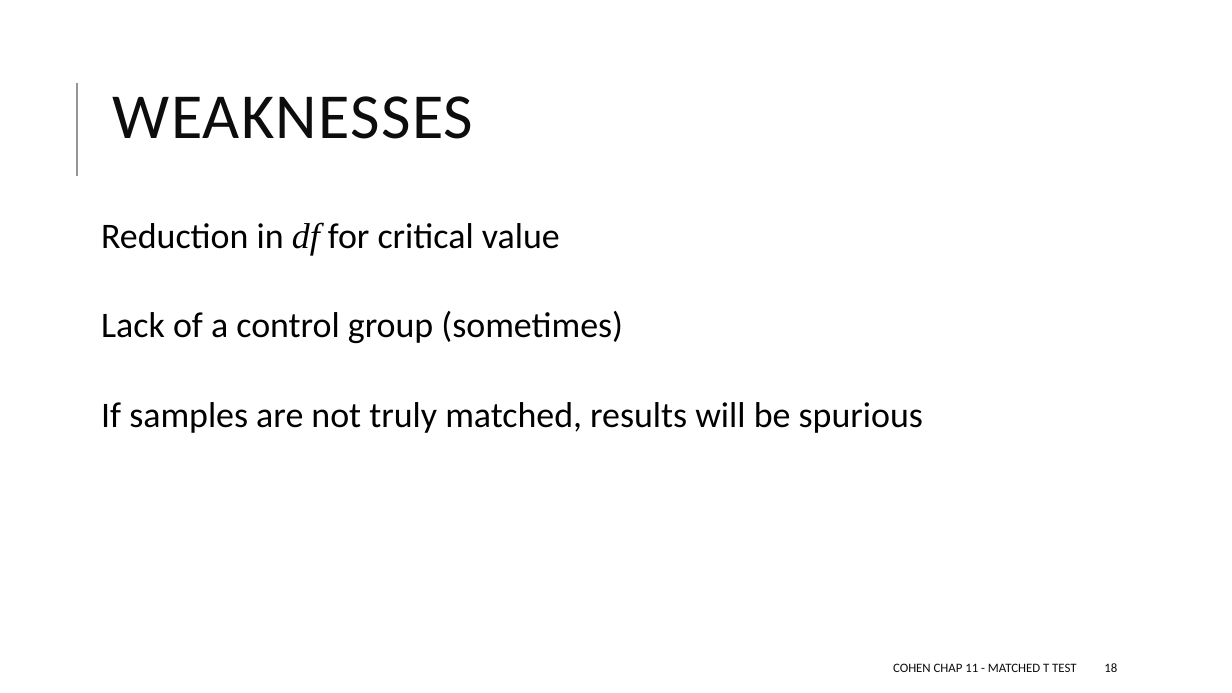
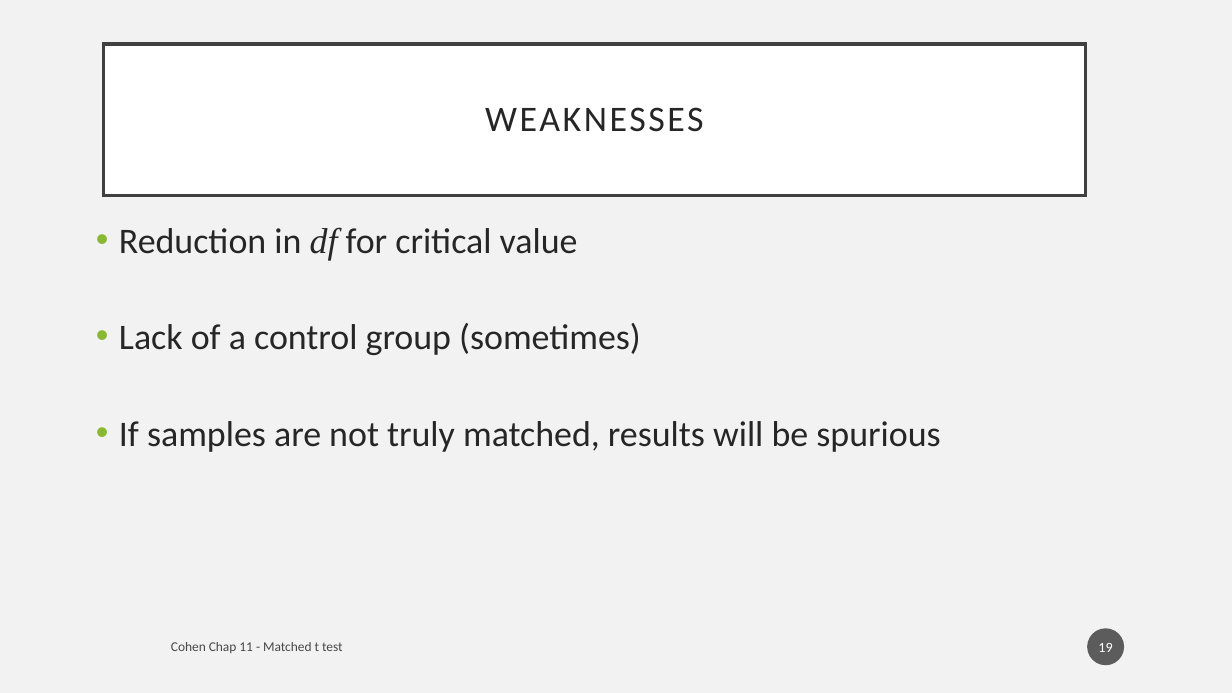
Before and after one commit to TysonStanley/EDUC-6600, a slide deck: slide 19 of old/Cohen chap 11 Matched t Test (screen).pptx (slide 18 before the commit). Drawn at 1232x693 pixels with LibreOffice and Linux fonts; fonts in the diff are those of the drawing. Boxes give left, top, right and bottom in pixels: in the first picture for what was removed or moved away, otherwise in the second. Text is boxed around its words. In the diff, an @@ line names an element or a change of style, - is before the commit and + after.

```diff
--- a/old/Cohen chap 11 Matched t Test (screen).pptx
+++ b/old/Cohen chap 11 Matched t Test (screen).pptx
@@ background #FFFFFF to #F2F2F2 @@
@@ title "WEAKNESSES": place and size @@
-title "WEAKNESSES" at bbox=[113, 96, 474, 139]
+title "WEAKNESSES" at bbox=[104, 44, 1086, 196]
@@ title "WEAKNESSES" at bbox=[104, 44, 1086, 196]: size 50 to 28 pt, text colour #0D0D0D to #262626, letter spacing 1 to 2 pt; alignment left to centre; line spacing 0.8 to 0.9; fill none to #FFFFFF; outline none to #404040 2.5 pt @@
@@ line removed from (77, 176) to (77, 83) @@
@@ text "Reduction in df for critical ..." at bbox=[119, 228, 940, 452]: text colour #000000 to #262626; bullet   to •; line spacing 0.9 to 1; less space between paragraphs; bullet colour #969696 to #8AB833 @@
@@ page number added at bbox=[1088, 628, 1125, 665], fill #1D1D1D at 70% opacity, 11 pt, text #FFFFFF @@
+19
@@ text at bbox=[171, 642, 343, 653]: text changed; size 10 to 10.5 pt; text colour #0D0D0D to #000000 at 70% opacity @@
-COHEN CHAP 11 - MATCHED T TEST
+Cohen Chap 11 - Matched t test
@@ page number removed at bbox=[1104, 663, 1117, 672] @@
-18
```
Also in this commit, not shown: 18 other slides changed, 1 slide added, 2 other files.
